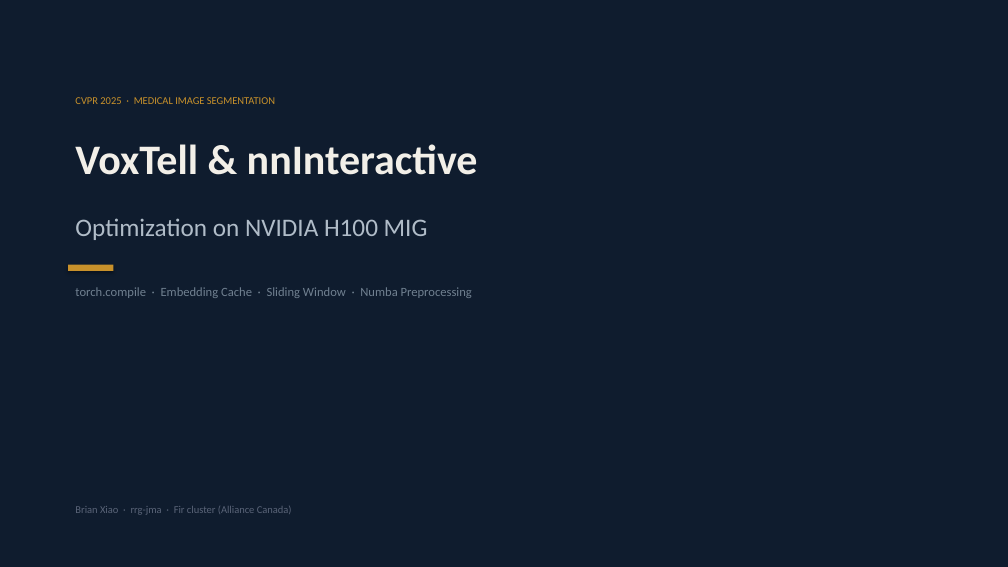
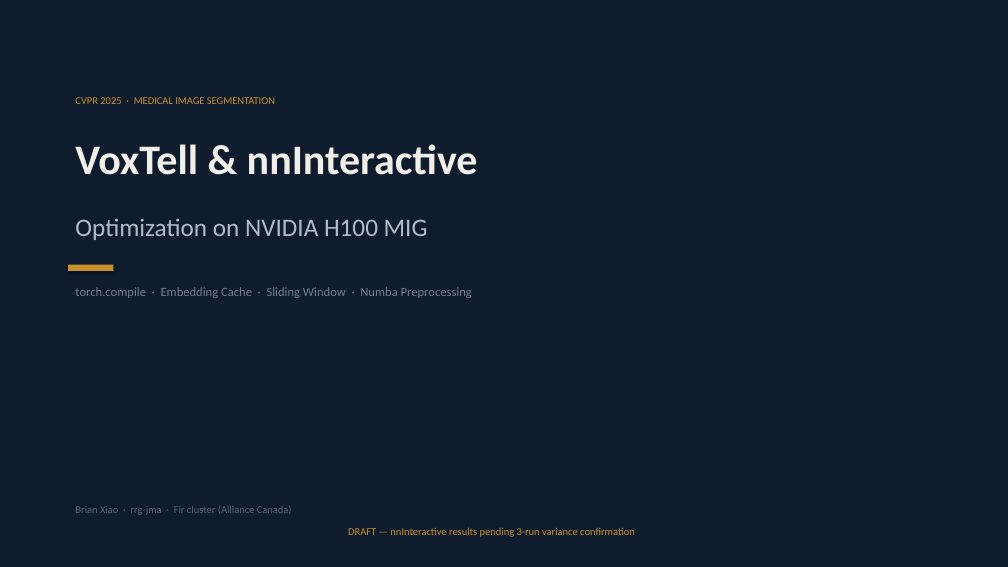
Before and after one commit to pentaexe/VoxTell-main, a slide deck: slide 1 of slides.pptx. Drawn at 1008x567 pixels with LibreOffice and Linux fonts; fonts in the diff are those of the drawing. Boxes give left, top, right and bottom in pixels: in the first picture for what was removed or moved away, otherwise in the second. Text is boxed around its words. In the diff, an @@ line names an element or a change of style, - is before the commit and + after.

```diff
--- a/slides.pptx
+++ b/slides.pptx
@@ text added at (348, 527, 635, 537), 10 pt, text #C8912B @@
+DRAFT — nnInteractive results pending 3-run variance confirmation
```
Also in this commit, not shown: 4 other slides changed, 4 other files.
